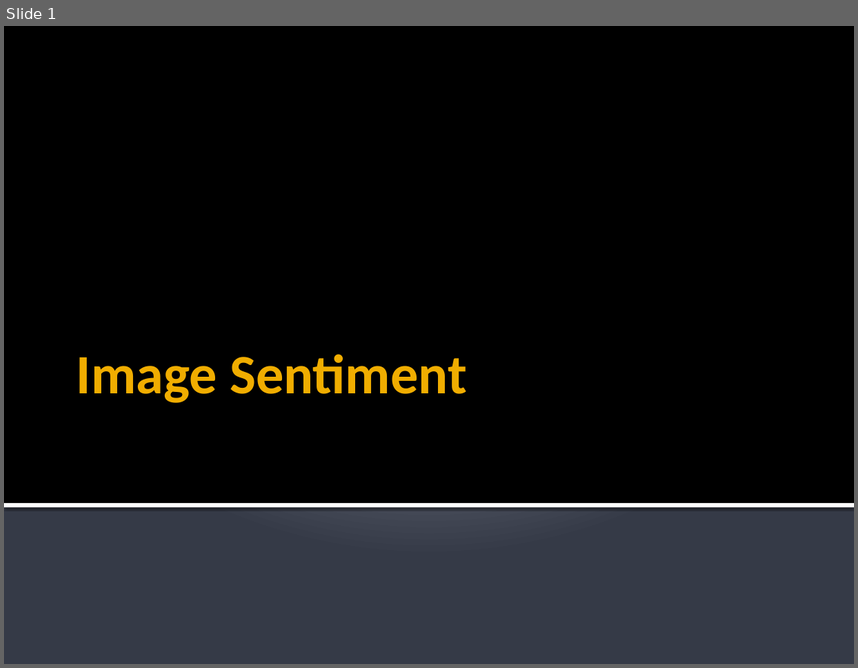
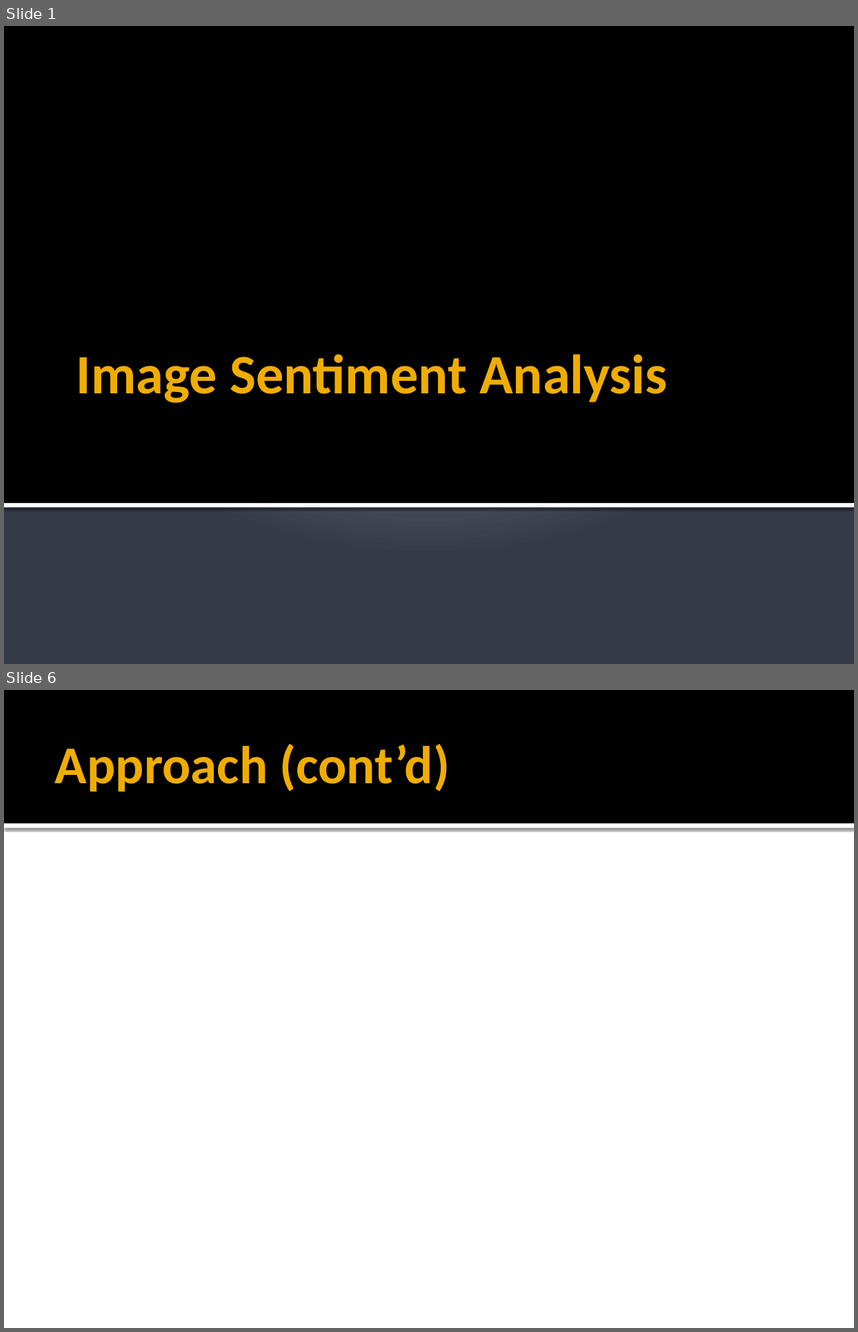
Before and after one commit to asterix135/CKME136, a slide deck: Submissions/C_Graham_Capstone.pptx. Shown one above the other, each under a label of ours: slide 1 before the commit, slides 1 and 6 after it; the slides between them are not shown. The pictures are 858x668 and 858x1332 pixels, drawn with LibreOffice and Linux fonts; fonts in the diff are those of the drawing. Boxes give left, top, right and bottom in pixels: in the first picture for what was removed or moved away, otherwise in the second. Text is boxed around its words. In the diff, an @@ line names an element or a change of style, - is before the commit and + after.

```diff
--- a/Submissions/C_Graham_Capstone.pptx
+++ b/Submissions/C_Graham_Capstone.pptx
@@ slide 6 added at (x1=4, y1=690, x2=854, y2=1328), background #FFFFFF @@
@@ rectangle added at (x1=4, y1=690, x2=854, y2=823), fill #000000 @@
@@ title added at (x1=55, y1=744, x2=450, y2=791), 45 pt, text #F0AD00, bold @@
+Approach (cont’d)
@@ rectangle added at (x1=4, y1=823, x2=854, y2=828), fill #FFFFFF @@
@@ slide 1 changed as well @@
@@ title at (x1=76, y1=354, x2=667, y2=403): text changed @@
-Image Sentiment
+Image Sentiment Analysis
```
Also in this commit, not shown: 1 other slide changed, 5 other slides added, 2 other files.
